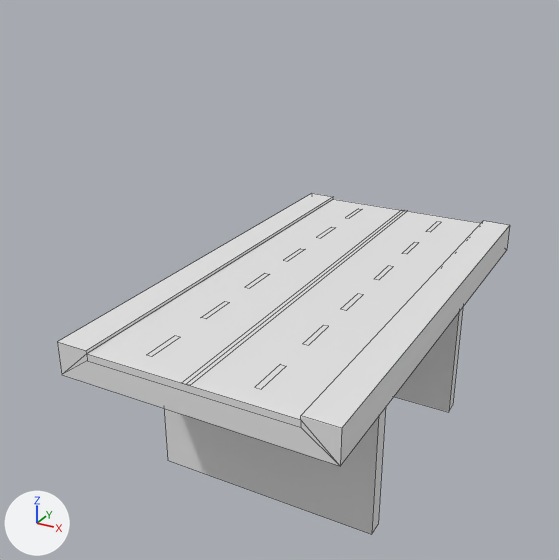
An edit to the FBX model Mystics Project/Assets/polyperfect/Low Poly Ultimate Pack/M/- Meshes_M/Terrains_M/Tiles_M/bridge-mainroad.fbx, drawn before and after from the same camera.
Camera for both pictures: a camera (50 mm lens) standing at (19.5, -41.1, 19.5) and looking at (-2.2, -1.7, -0.3). The lights are fixed; the arrows at lower left show +X, +Y and +Z. Mesh edges are drawn as thin lines.

The first picture shows 'bridge-mainroad'.
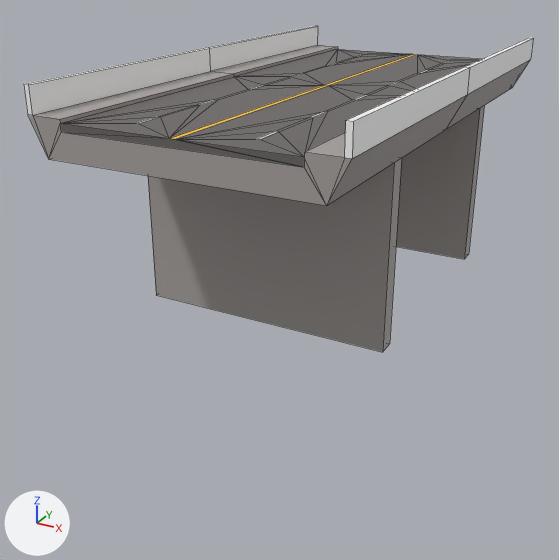
Where the change shows, as pixel boxes (x1, y1, x2, y2) in the pictures (559 x 560 px; the box of a moved part takes in the faces that stretch with it):
'bridge-mainroad', recoloured, reshaped, rescaled (12% wider)
    before: (57, 193, 510, 535)
    after: (24, 26, 533, 352)
part 1 of me_bridge_mainroad, moved or reshaped
    before: (164, 407, 386, 535)
    after: (148, 158, 402, 352)
part 2 of me_bridge_mainroad, moved or reshaped
    before: (394, 307, 463, 412)
    after: (396, 106, 484, 259)
part 3 of me_bridge_mainroad, added
    after: (24, 26, 533, 206)
part 4 of me_bridge_mainroad, deleted
    before: (147, 209, 441, 389)
part 5 of me_bridge_mainroad, deleted
    before: (57, 193, 510, 466)

The change, as a diff of the scene's bpy script:
```diff
--- a/Mystics Project/Assets/polyperfect/Low Poly Ultimate Pack/M/- Meshes_M/Terrains_M/Tiles_M/bridge-mainroad.fbx.py
+++ b/Mystics Project/Assets/polyperfect/Low Poly Ultimate Pack/M/- Meshes_M/Terrains_M/Tiles_M/bridge-mainroad.fbx.py
@@ mat_18_grey_dark @@
 mat_18_grey_dark = principled_material('18 GREY-DARK')
-mat_18_grey_dark.base_color = (0.8, 0.8, 0.8)  # white #e7e7e7
+mat_18_grey_dark.base_color = (0.142, 0.128, 0.128)  # dark grey #696464
 mat_18_grey_dark.roughness = 0.553
@@ mat_21_grey_light @@
 mat_21_grey_light = principled_material('21 GREY LIGHT')
-mat_21_grey_light.base_color = (0.8, 0.8, 0.8)  # white #e7e7e7
+mat_21_grey_light.base_color = (0.386, 0.356, 0.342)  # grey #a7a19e
 mat_21_grey_light.roughness = 0.553
@@ mat_30_yellow @@
+mat_30_yellow = principled_material('30 YELLOW')
+mat_30_yellow.base_color = (0.982, 0.558, 0.0176)  # yellow #fdc524
@@ mat_23_grey_white @@
+mat_23_grey_white = principled_material('23 GREY-WHITE')
+mat_23_grey_white.base_color = (0.708, 0.708, 0.701)  # light grey #dbdbda
@@ me_bridge_mainroad @@
 # used by ob_bridge_mainroad; location = (0.0, 0.0, 0.0); rotation_euler = (1.571, 0.0, 0.0), in degrees (90, 0, 0); scale = (0.01, 0.01, 0.01)
-me_bridge_mainroad.from_pydata(...)  # 90 vertices, 44 faces; spans x -825.0..825.0, y -1200.0..0.0, z -1500.0..1500.0
+me_bridge_mainroad.from_pydata(...)  # 116 vertices, 134 faces; spans x -8.0..8.0, y 0.0..13.0, z -15.0..15.0
+# me_bridge_mainroad part 1: the loose piece of 8 vertices spanning x -725.0..725.0, y -1200.0..-200.0, z 675.0..775.0 is scaled about its middle by 0.01, then moved by (0.0, 705.0, -718.0)
+# me_bridge_mainroad part 2: the loose piece of 8 vertices spanning x -725.0..725.0, y -1200.0..-200.0, z -775.0..-675.0 is scaled about its middle by (0.01, 0.01, -0.01), then moved by (0.0, 705.0, 718.0)
+# me_bridge_mainroad part 3: a new loose piece of 100 vertices spanning x -8.0..8.0, y 10.0..13.0, z -15.0..15.0
+# me_bridge_mainroad part 4: 12 loose pieces with 48 vertices, spanning x -343.0..343.0, y -18.0, z -1364.0..1364.0, are deleted
+# me_bridge_mainroad part 5
+# 26 vertices are removed from x -825.0..825.0, y -200.0..0.0, z -1500.0..1500.0
+# 22 faces are deleted
 me_bridge_mainroad.materials.append(mat_58_white)
@@ me_bridge_mainroad @@
 me_bridge_mainroad.materials.append(mat_21_grey_light)
+me_bridge_mainroad.materials.append(mat_23_grey_white)  # light grey #dbdbda
+me_bridge_mainroad.materials.append(mat_30_yellow)  # yellow #fdc524
@@ ob_bridge_mainroad @@
 ob_bridge_mainroad.rotation_euler = (1.571, 0.0, 0.0)  # degrees (90, 0, 0)
-ob_bridge_mainroad.scale = (0.01, 0.01, 0.01)
```
